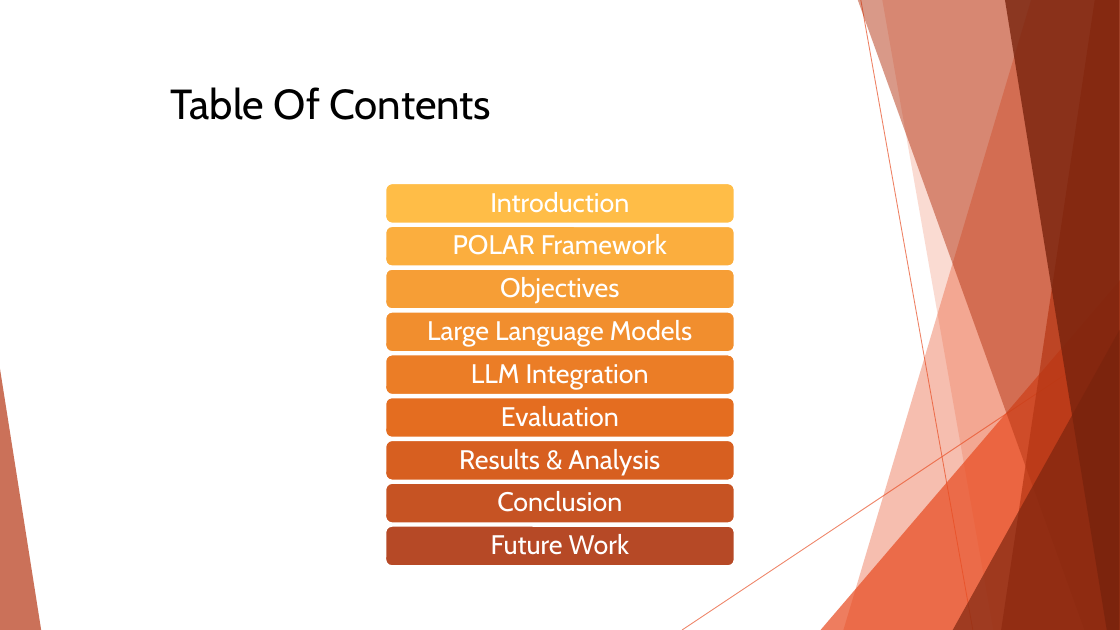
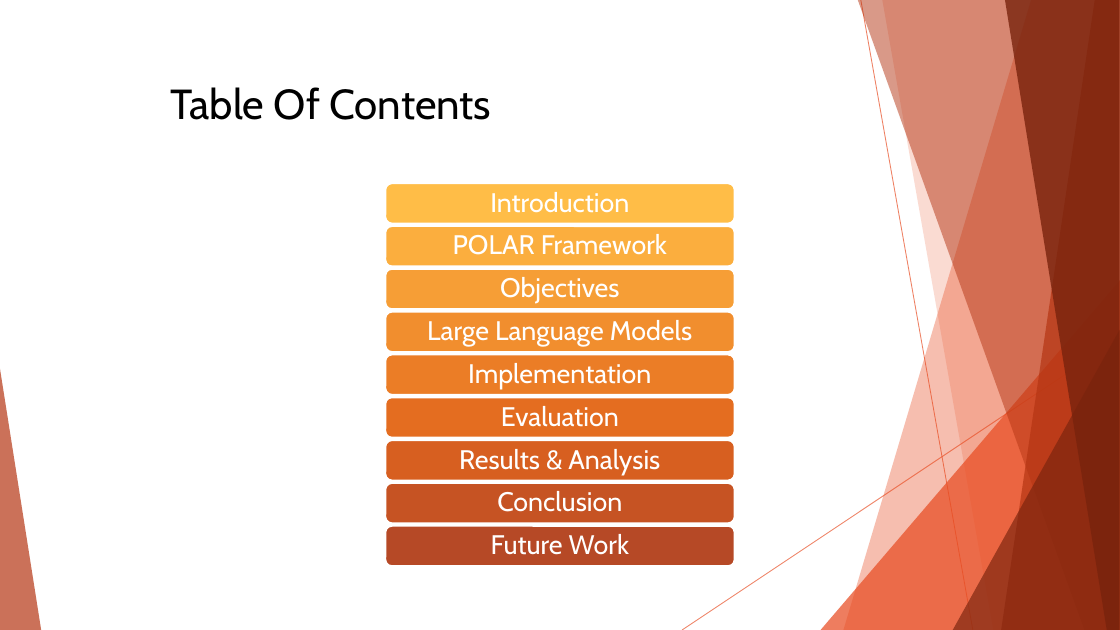
Before and after one commit to amodes01/ADE, a slide deck: slide 2 of Documentation/Thesis_Defend.PPTX. Drawn at 1120x630 pixels with LibreOffice and Linux fonts; fonts in the diff are those of the drawing. Boxes give left, top, right and bottom in pixels: in the first picture for what was removed or moved away, otherwise in the second. Text is boxed around its words. In the diff, an @@ line names an element or a change of style, - is before the commit and + after.

```diff
--- a/Documentation/Thesis_Defend.PPTX
+++ b/Documentation/Thesis_Defend.PPTX
@@ text at [468, 363, 651, 390]: text changed @@
-LLM Integration
+Implementation
```
Also in this commit, not shown: 14 other slides changed, 10 slides added, 7 slides removed, 3 other files.
